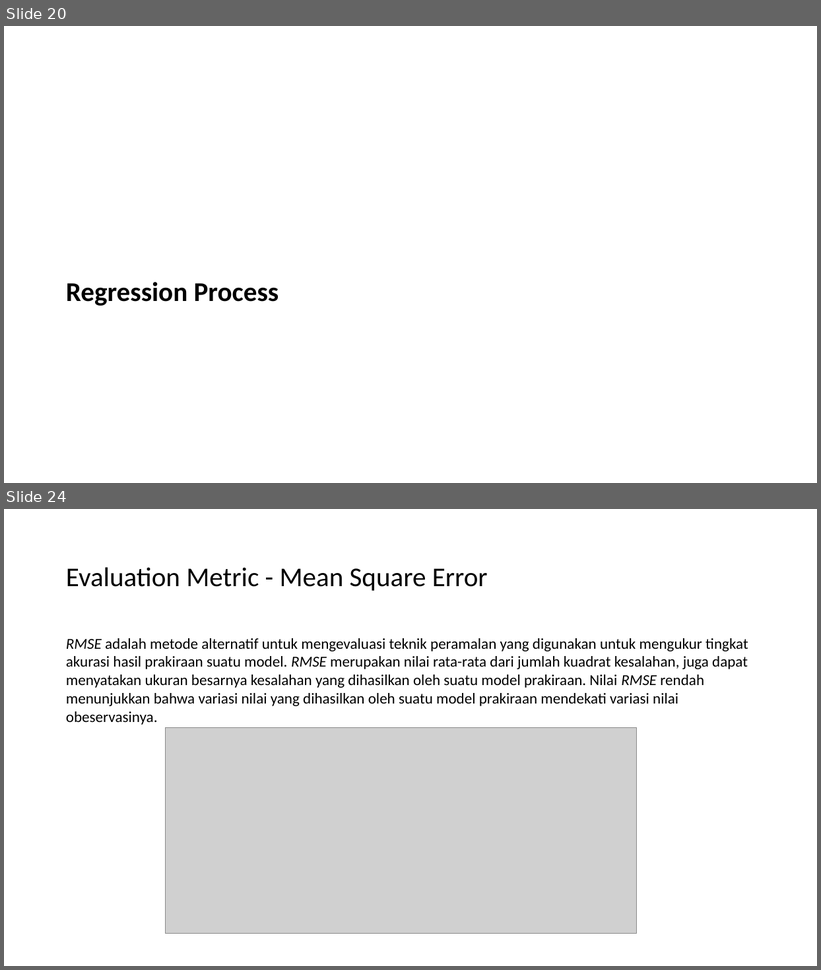
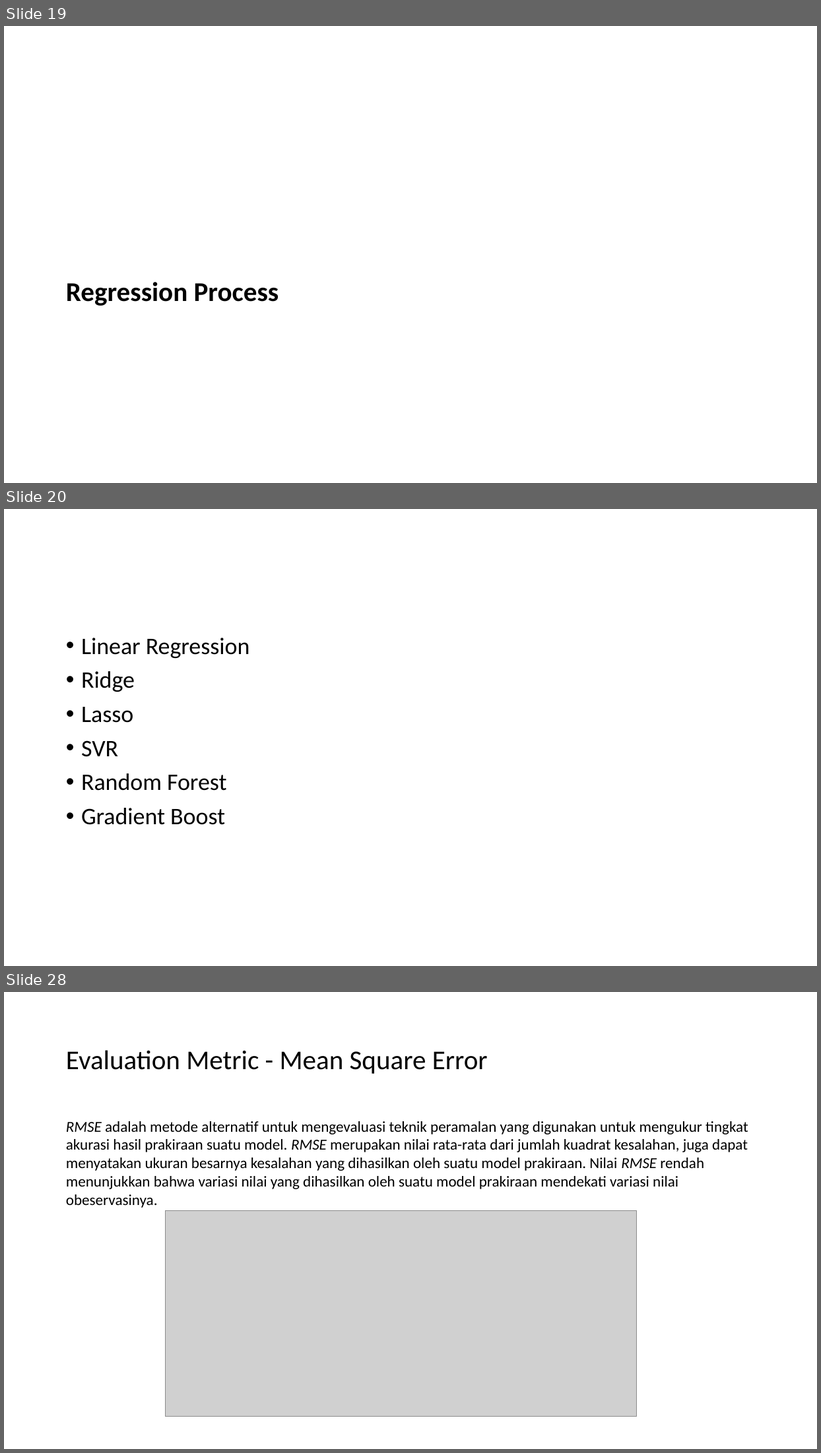
Before and after one commit to adamwdb/bike_demand, a slide deck: Presentation _ Bike _ Demand.pptx. Shown one above the other, each under a label of ours: slides 20 and 24 before the commit, slides 19, 20 and 28 after it; the slides between them are not shown. The pictures are 821x970 and 821x1453 pixels, drawn with LibreOffice and Linux fonts; fonts in the diff are those of the drawing; grey boxes stand for pictures. Boxes give left, top, right and bottom in pixels: in the first picture for what was removed or moved away, otherwise in the second. Text is boxed around its words. In the diff, an @@ line names an element or a change of style, - is before the commit and + after.

```diff
--- a/Presentation _ Bike _ Demand.pptx
+++ b/Presentation _ Bike _ Demand.pptx
@@ slide 20 added at box(4, 509, 817, 966), background #FFFFFF @@
@@ text added at box(81, 638, 250, 825), 28 pt, text #000000 @@
+• Linear Regression
+• Ridge
+• Lasso
+• SVR
+• Random Forest
+• Gradient Boost
@@ what was slide 20 is now slide 19 @@
@@ what was slide 24 is now slide 28 @@
```
Also in this commit, not shown: 7 other slides added, 4 slides removed, 2 other files.
